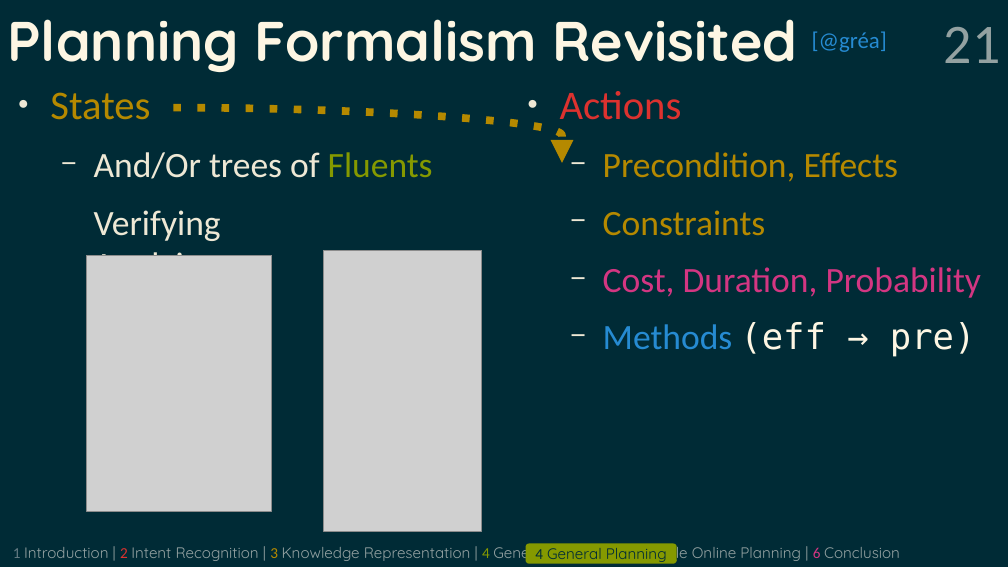
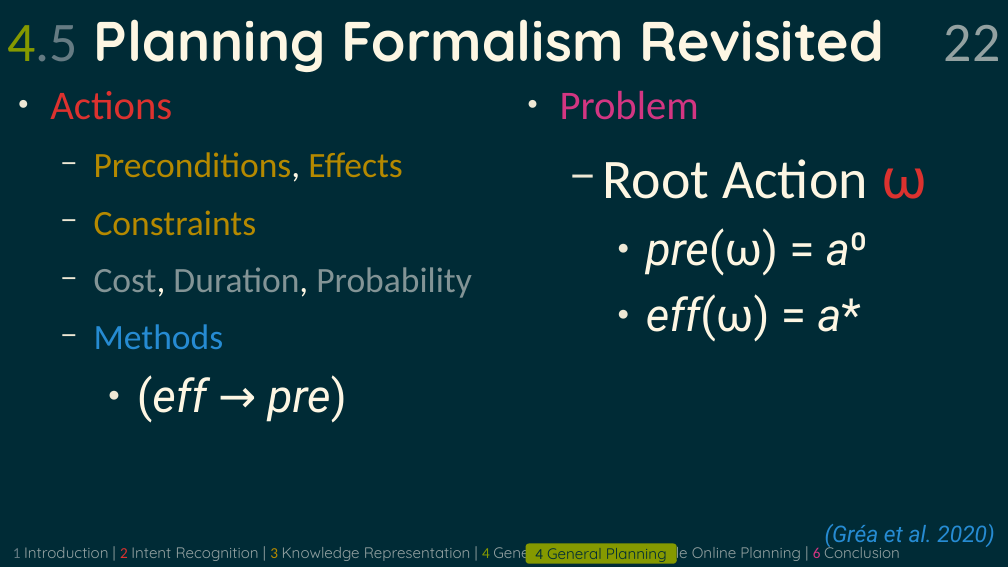
Before and after one commit to grea09/gennio, a slide deck: slide 22 of doc/defense.odp (slide 21 before the commit). Drawn at 1008x567 pixels with LibreOffice and Linux fonts; fonts in the diff are those of the drawing; grey boxes stand for pictures. Boxes give left, top, right and bottom in pixels: in the first picture for what was removed or moved away, otherwise in the second. Text is boxed around its words. In the diff, an @@ line names an element or a change of style, - is before the commit and + after.

```diff
--- a/doc/defense.odp
+++ b/doc/defense.odp
@@ title at box(7, 19, 884, 72): text changed @@
-Planning Formalism Revisited
+4.5 Planning Formalism Revisited
@@ page number at box(944, 25, 1001, 61): vertical alignment top to middle @@
@@ page number at box(944, 25, 1001, 61): text changed @@
-21
+22
@@ text removed at box(812, 31, 887, 52) @@
-[@gréa]
@@ text "Actions": place and size @@
-text "Actions" at box(560, 91, 982, 356)
+text "Actions" at box(50, 91, 472, 423)
@@ text removed at box(50, 92, 433, 256) @@
-● States
-  − And/Or trees of Fluents
-  Verifying Applying
@@ curved arrow removed from (174, 108) to (563, 163) @@
@@ text added at box(560, 90, 927, 342), 36 pt, text #FDF6E3 @@
+● Problem
+  − Root Action ω
+    ● pre(ω) = a⁰
+    ● eff(ω) = a*
@@ text at box(94, 152, 403, 182): text changed @@
-  − Precondition, Effects
+  − Preconditions, Effects
@@ picture removed at box(86, 255, 272, 511) @@
@@ text at box(94, 267, 472, 298): text colour #D33682 to #839496 in "Cost, Duration, Probability"; text colour #D33682 to #FDF6E3 in "Cost, Duration," @@
@@ picture removed at box(324, 251, 481, 531) @@
@@ text at box(94, 324, 347, 423): text changed; size 28 to 36 pt; font DejaVu Sans Mono to Roboto @@
-  − Methods (eff → pre)
+  − Methods
+    ● (eff → pre)
@@ text added at box(825, 524, 994, 548), 18 pt, text #268BD2, italic @@
+(Gréa et al. 2020)
```
Also in this commit, not shown: 25 other slides changed, 1 slide added, 50 other files.
